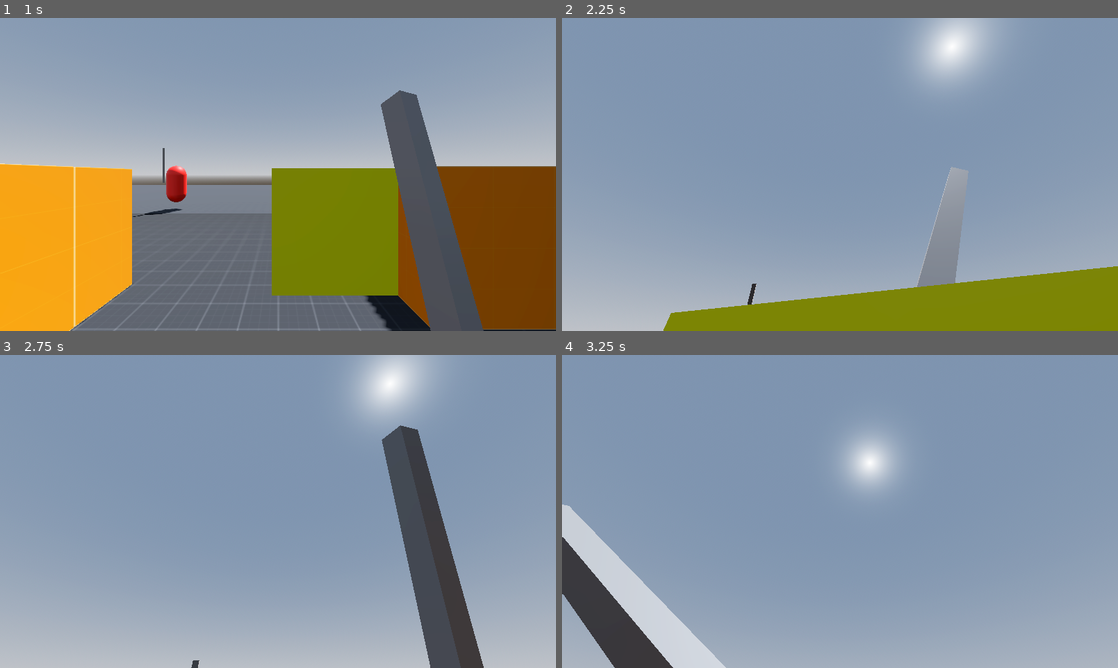
Above: before the commit, frames 1-4 (two rows, left to right).
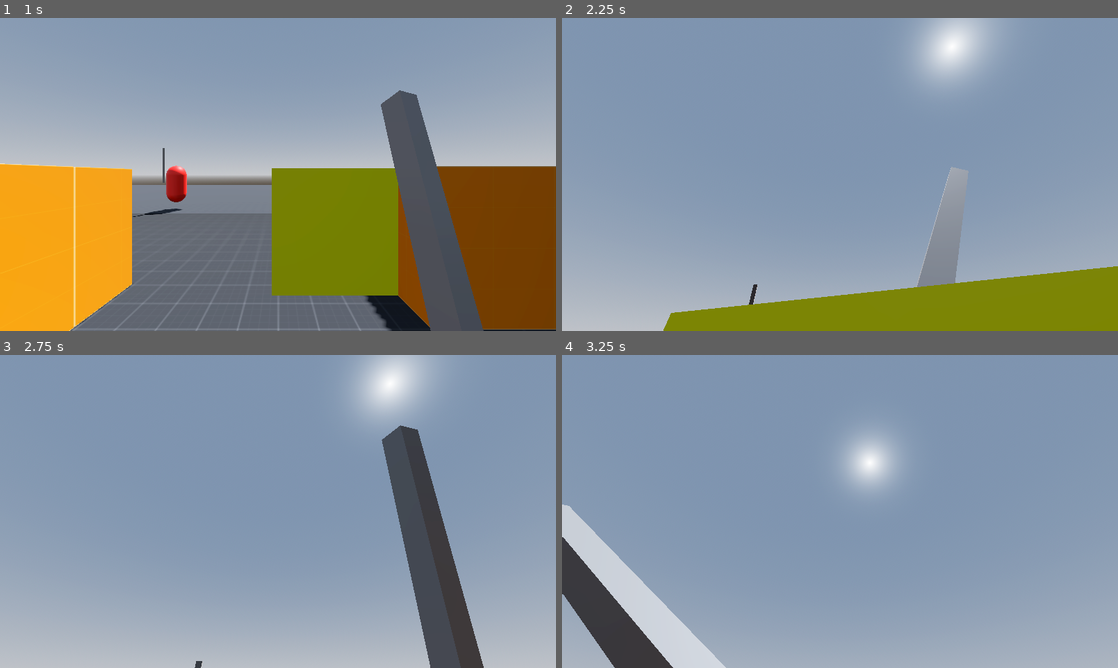
Above: after the commit, the same moments.

Repository: BlackOwlHU/ProjectParry
Game: Godot game, scene res://scenes/menu.tscn
Two runs of this game, one before a commit and one after it. Both use one fixed random seed, a clock stepped at 60 frames per second and the inputs below.
Inputs (mouse positions are in pixels of both pictures, inside the frame that each line leads up to):
- Up to frame 1 (1 s): click "Play" at 0.5 s
- Up to frame 2 (2.25 s): tap Enter (ui_accept) at 1.25, 1.52 s; move the mouse to (867, 174) at 1.27 s; hold W (Forward) from 1.28 s (still down); click (867, 174) at 1.35 s; move the mouse to (812, 174) at 2.02 s; click (812, 174) at 2.1 s
- Up to frame 3 (2.75 s): keep holding W (Forward); tap Enter (ui_accept) at 2.27 s
- Up to frame 4 (3.25 s): keep holding W (Forward); move the mouse to (851, 505) at 2.77 s; click (851, 505) at 2.85 s

Frame 1 is identical in both runs. In frame 2, less than 0.1% of the frame differs, in the area x 33-36%, y 84-92%; in frame 3, less than 0.1%; in frame 4, less than 0.1%.

Commit message:
idk what am i doing

Diff:
--- a/characters/basic_sword_enemy.tscn
+++ b/characters/basic_sword_enemy.tscn
@@ -42,3 +42,9 @@
 
 [node name="NavigationAgent3D" type="NavigationAgent3D" parent="."]
 path_height_offset = 0.1
+
+[node name="Timer" type="Timer" parent="."]
+wait_time = 0.5
+autostart = true
+
+[connection signal="timeout" from="Timer" to="." method="_on_timer_timeout"]
--- a/scripts/basic_sword_enemy.gd
+++ b/scripts/basic_sword_enemy.gd
@@ -1,17 +1,13 @@
 extends CharacterBody3D
-
+#hours i have spend to fix this: 5
 @onready var ai = true
 @onready var nav_agent = $NavigationAgent3D
 @export var SPEED = 3.0
 @onready var player = get_tree().get_first_node_in_group("Player")
-
-func update():
-	var i = 1
-	while i > 0:
-		update_target_location()
+@onready var timer = $Timer
 
 func _physics_process(delta: float) -> void:
-	look_at(player.position)
+	look_at(player.global_transform.origin)
 	var current_location = global_transform.origin
 	var next_location = nav_agent.get_next_path_position()-global_position
 	next_location.normalized()
@@ -19,5 +15,9 @@
 	velocity = velocity.move_toward(new_velocity, .25)
 	move_and_slide()
 
-func update_target_location() -> void :
+func update_target_location() -> void:
 	nav_agent.target_position = player.global_transform.origin
+
+
+func _on_timer_timeout() -> void:
+	update_target_location()
